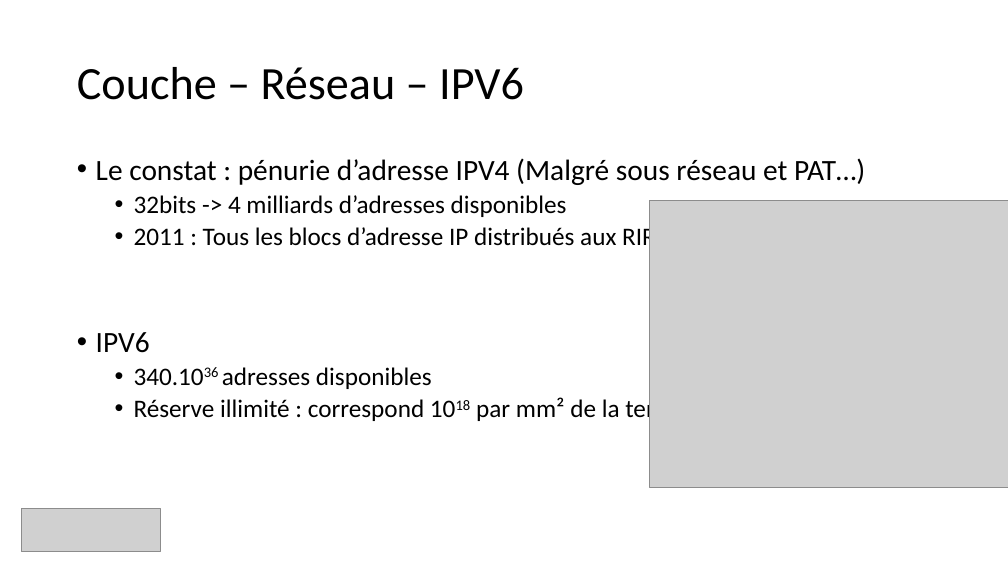
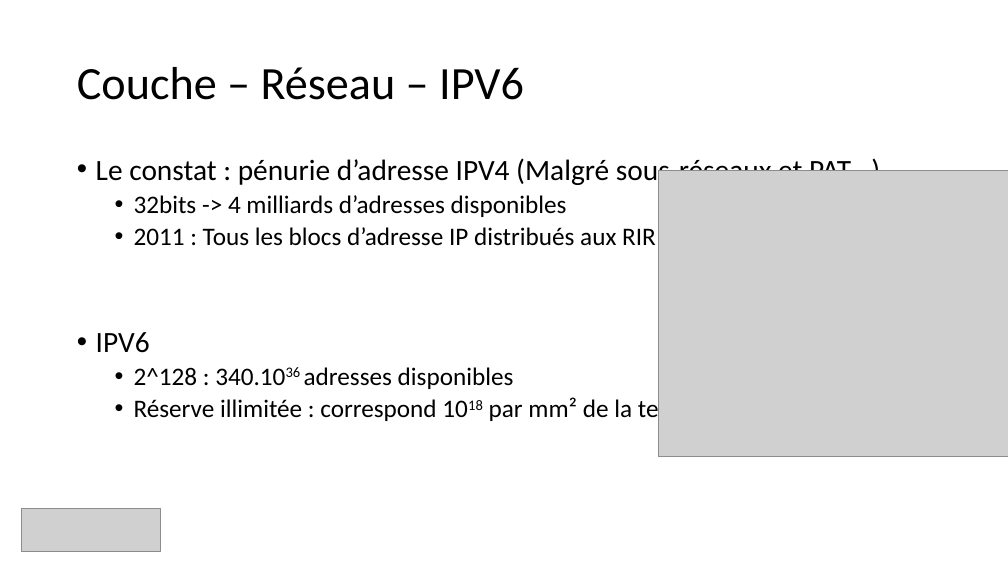
Before and after one commit to guillaume-rico/reseaux_informatiques, a slide deck: slide 23 of 01_CM/CM3 Réseaux Informatiques.pptx (slide 17 before the commit). Drawn at 1008x567 pixels with LibreOffice and Linux fonts; fonts in the diff are those of the drawing; grey boxes stand for pictures. Boxes give left, top, right and bottom in pixels: in the first picture for what was removed or moved away, otherwise in the second. Text is boxed around its words. In the diff, an @@ line names an element or a change of style, - is before the commit and + after.

```diff
--- a/01_CM/CM3 Réseaux Informatiques.pptx
+++ b/01_CM/CM3 Réseaux Informatiques.pptx
@@ text at [96,155,880,187]: text changed @@
-• Le constat : pénurie d’adresse IPV4 (Malgré sous réseau et PAT…)
+• Le constat : pénurie d’adresse IPV4 (Malgré sous-réseaux et PAT…)
@@ picture: place and size @@
-picture at [650,200,1008,487]
+picture at [658,170,1008,457]
@@ text at [134,367,688,424]: text changed @@
-  • 340.1036 adresses disponibles
-  • Réserve illimité : correspond 1018 par mm² de la terre
+  • 2^128 : 340.1036 adresses disponibles
+  • Réserve illimitée : correspond 1018 par mm² de la terre
```
Also in this commit, not shown: 10 other slides changed, 8 slides added, 1 slide removed, 5 other files.
